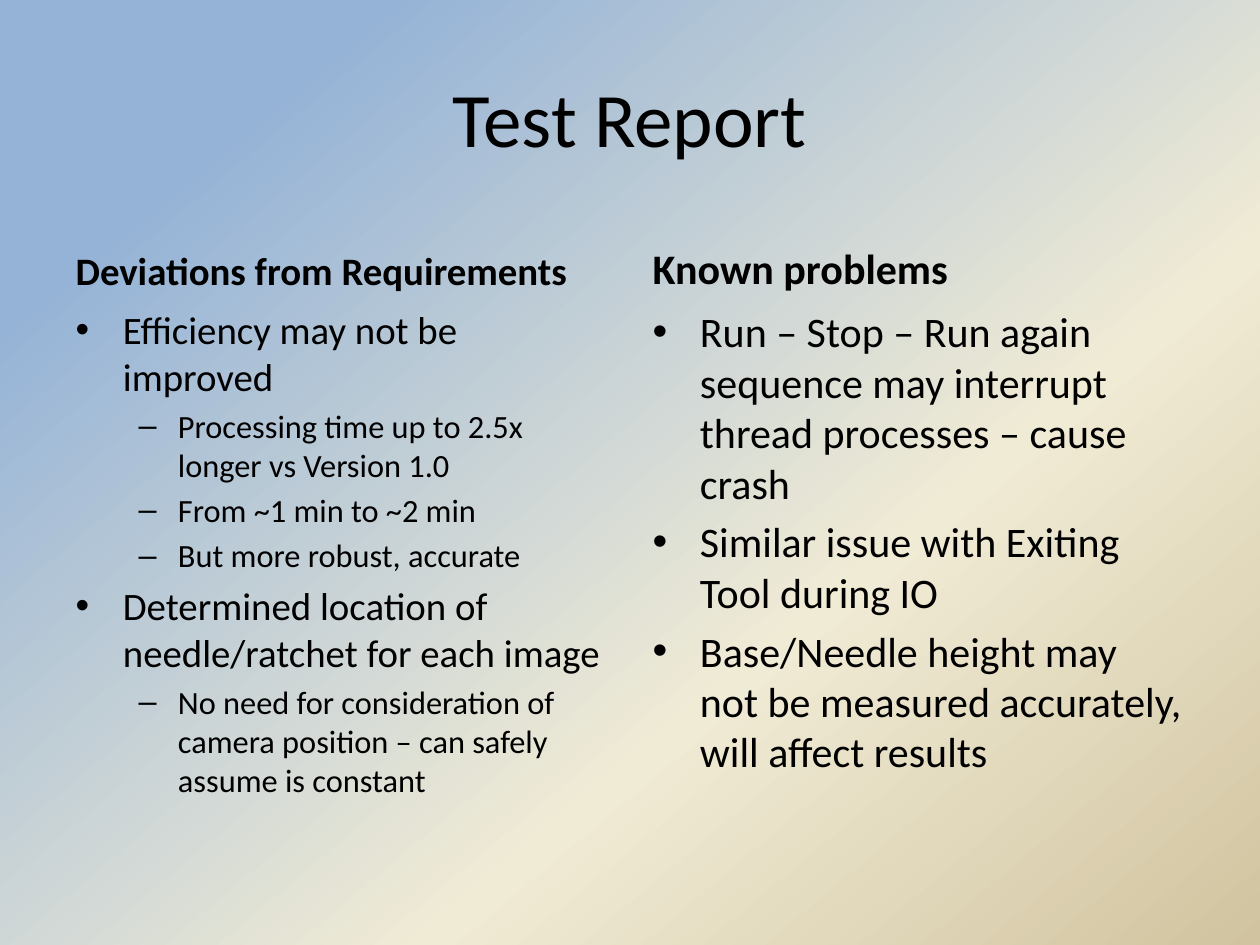
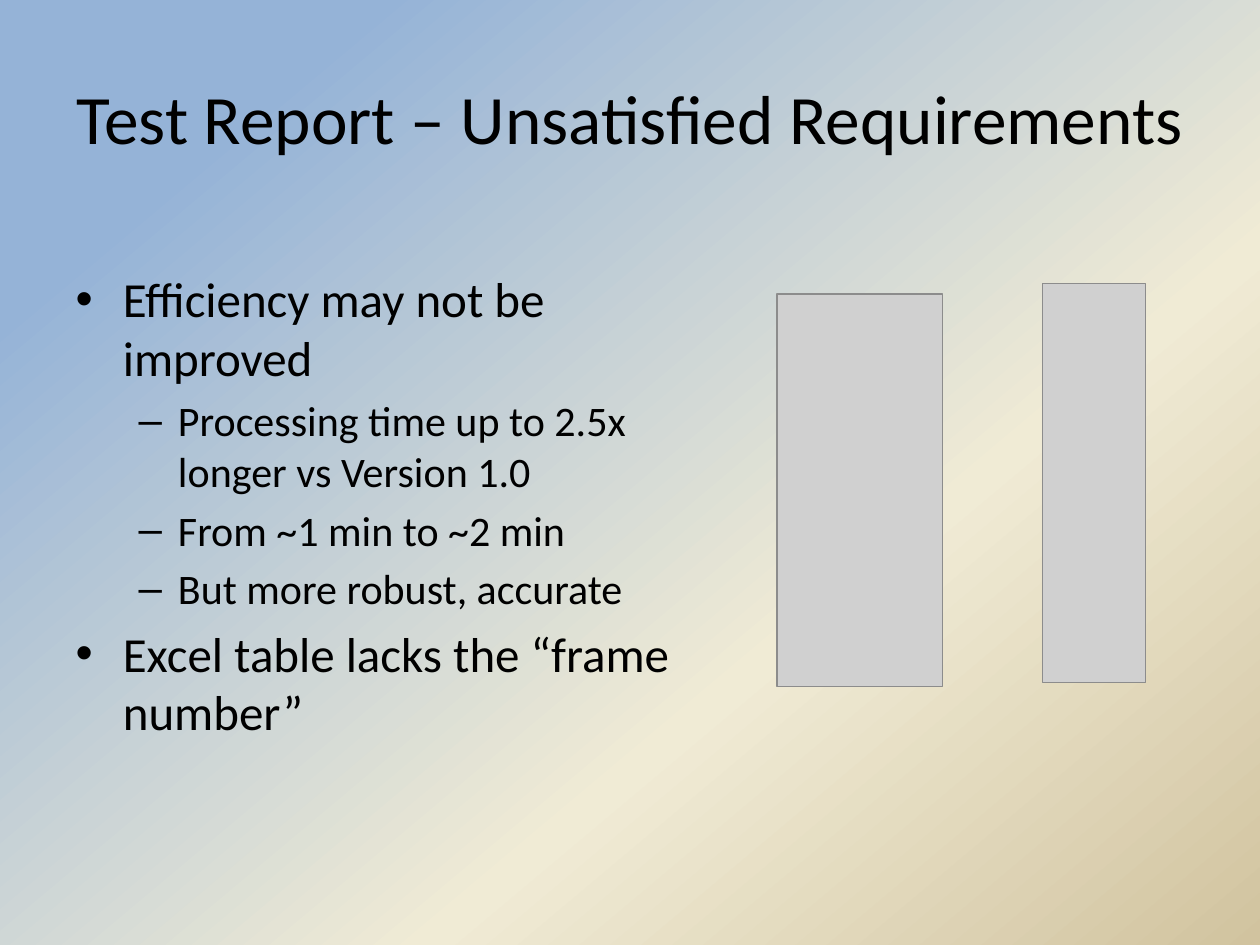
Before and after one commit to Hdtran89/ImageProcessing, a slide deck: slide 3 of A Team Documents/Anne's Final Presentation Slides.pptx (slide 2 before the commit). Drawn at 1260x945 pixels with LibreOffice and Linux fonts; fonts in the diff are those of the drawing; grey boxes stand for pictures; background and template pictures are left out. Boxes give left, top, right and bottom in pixels: in the first picture for what was removed or moved away, otherwise in the second. Text is boxed around its words. In the diff, an @@ line names an element or a change of style, - is before the commit and + after.

```diff
--- a/A Team Documents/Anne's Final Presentation Slides.pptx
+++ b/A Team Documents/Anne's Final Presentation Slides.pptx
@@ title at box(77, 96, 1182, 155): text changed; size 44 to 39.6 pt @@
-Test Report
+Test Report – Unsatisfied Requirements
@@ text "Efficiency may not be improved": place and size @@
-text "Efficiency may not be improved" at box(123, 317, 600, 793)
+text "Efficiency may not be improved" at box(123, 283, 669, 731)
@@ text removed at box(76, 257, 567, 291) @@
-Deviations from Requirements
@@ text removed at box(653, 254, 947, 291) @@
-Known problems
@@ text at box(123, 283, 625, 609): size 22.2 to 28 pt in "Efficiency may not be improved"; size 18.5 to 24 pt in "Processing time up to 2.5x longer vs ...", "From ~1 min to ~2 min", "But more robust, accurate"; more space between paragraphs @@
@@ picture added at box(777, 294, 942, 685) @@
@@ picture added at box(1042, 284, 1145, 683) @@
@@ text removed at box(700, 318, 1182, 768) @@
-• Run – Stop – Run again sequence may interrupt thread processes – cause crash
-• Similar issue with Exiting Tool during IO
-• Base/Needle height may not be measured accurately, will affect results
@@ text at box(123, 637, 669, 731): text changed; size 18.5 to 28 pt @@
-• Determined location of needle/ratchet for each image
-  – No need for consideration of camera position – can safely assume is constant
+• Excel table lacks the “frame number”
```
Also in this commit, not shown: 1 other slide changed, 4 slides added, 4 other files.
